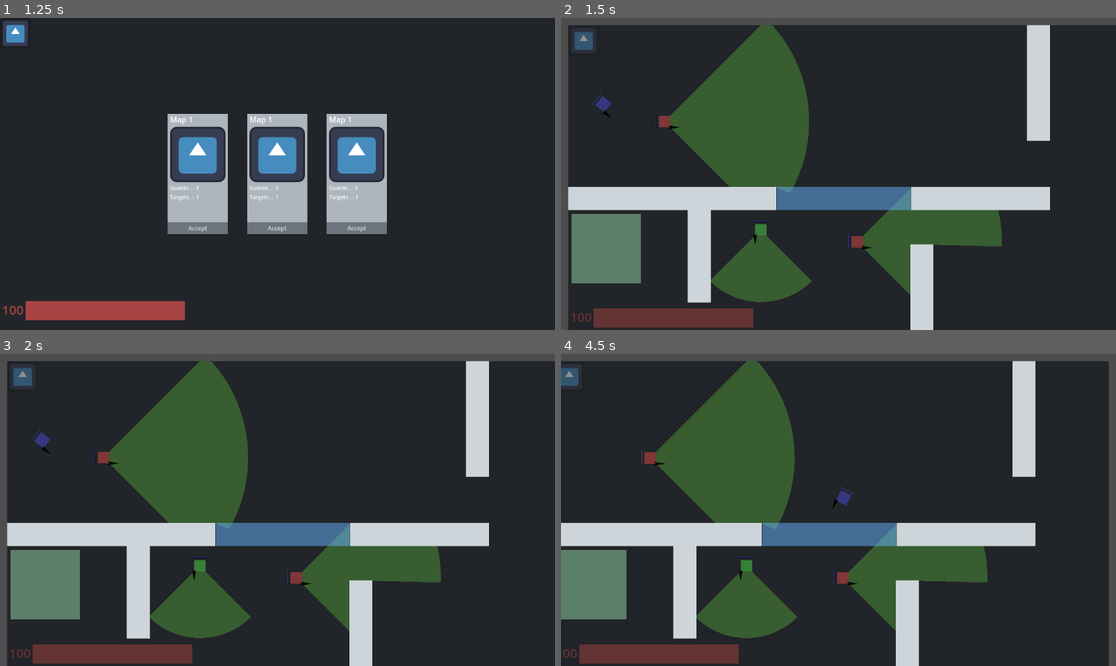
Above: before the commit, frames 1-4 (two rows, left to right).
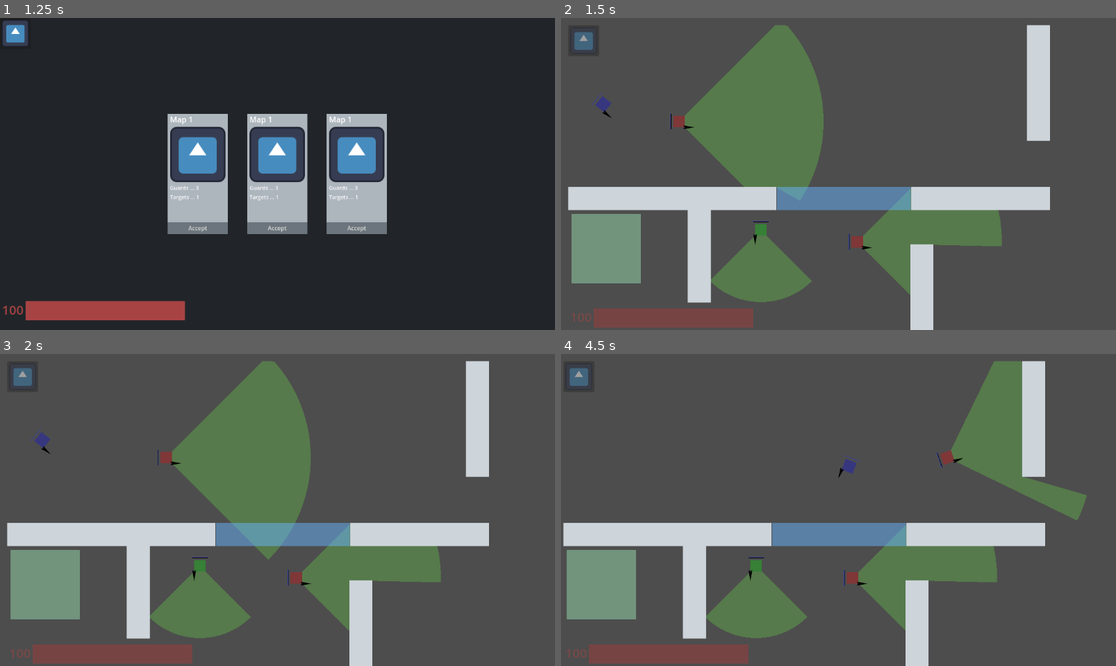
Above: after the commit, the same moments.

Repository: kAntonelli22/stealth
Game: Godot game, scene res://scenes/ui_scenes/title.tscn
The game is run twice, just before and just after one commit, with the same random seed, the same clock (stepped at 60 frames per second) and the same inputs. The engine's default icon, where the game draws it, is replaced by a stand-in: a white triangle on a blue panel in a dark square.
Inputs (mouse positions are in pixels of both pictures, inside the frame that each line leads up to):
- Up to frame 1 (1.25 s): click "Start" at 0.5 s
- Up to frame 2 (1.5 s): click "Accept" at 1.25 s
- Up to frame 3 (2 s): no input
- Up to frame 4 (4.5 s): move the mouse to (960, 494) at 2.02 s; press the mouse at (960, 494) at 2.03 s; hold D (move_right) 2.03-2.78 s; right-click (960, 494) at 2.3 s; move the mouse to (727, 525) at 2.77 s; release the mouse at (727, 525) at 2.78 s; hold S (move_down) 2.78-3.53 s; right-click (727, 525) at 2.85 s; click (727, 525) at 3.05 s; move the mouse to (894, 441) at 3.52 s; press the mouse at (894, 441) at 3.53 s; hold D (move_right) 3.53-4.28 s; right-click (894, 441) at 3.8 s; move the mouse to (810, 572) at 4.27 s; release the mouse at (810, 572) at 4.28 s; hold W (move_up) from 4.28 s (still down); right-click (810, 572) at 4.35 s

Frame 1 is identical in both runs. In frame 2, 81% of the frame differs, in the area x 1-100%, y 2-100%; in frame 3, 81%; in frame 4, 84%, in the area x 0-99%, y 2-100%.

Commit message:
reworked dashing, ai movement, added patrol routes. saves are broken

Diff:
--- a/resources/player_stats.tres
+++ b/resources/player_stats.tres
@@ -9,6 +9,6 @@
 speed = 300.0
 stamina = 100.0
 stamina_regen = 0.5
-dash_distance = 75
+dash_speed = 600
 dash_cost = 10
 money = 0
--- a/scenes/enemy_scenes/enemy.tscn
+++ b/scenes/enemy_scenes/enemy.tscn
@@ -18,7 +18,7 @@
 script = ExtResource("1_exf28")
 
 [node name="VisionCone" parent="." instance=ExtResource("3_g403j")]
-rotation = 3.14159
+rotation = 4.71239
 angle_deg = 90
 max_distance = 300.0
 collision_layer_mask = 3
@@ -33,16 +33,19 @@
 shape = SubResource("RectangleShape2D_76hp6")
 
 [node name="DetectionBar" type="ProgressBar" parent="."]
-offset_left = -15.0
-offset_top = 16.0
-offset_right = 15.0
-offset_bottom = 17.0
+offset_left = -16.0
+offset_top = -15.0
+offset_right = 14.0
+offset_bottom = -14.0
+rotation = 1.5708
 theme_override_styles/background = SubResource("StyleBoxLine_wq8ed")
 theme_override_styles/fill = SubResource("StyleBoxLine_wls33")
 show_percentage = false
 
 [node name="DetectionShadow" type="CollisionShape2D" parent="."]
 
+[node name="NavigationAgent2D" type="NavigationAgent2D" parent="."]
+
 [connection signal="body_entered" from="VisionCone/VisionConeArea" to="." method="_on_vision_cone_entered"]
 [connection signal="body_exited" from="VisionCone/VisionConeArea" to="." method="_on_vision_cone_exited"]
 
--- a/scenes/player.tscn
+++ b/scenes/player.tscn
@@ -24,3 +24,8 @@
 shape = SubResource("RectangleShape2D_xpr8t")
 
 [node name="Weapon" parent="." instance=ExtResource("3_rytvs")]
+rotation = 0.0
+
+[node name="DashTimer" type="Timer" parent="."]
+wait_time = 0.1
+one_shot = true
--- a/scenes/test_map.tscn
+++ b/scenes/test_map.tscn
@@ -7,6 +7,11 @@
 [ext_resource type="PackedScene" uid="uid://dsjdenieys0u" path="res://scenes/glass.tscn" id="5_dyel1"]
 [ext_resource type="PackedScene" uid="uid://chk74u280841r" path="res://scenes/exit.tscn" id="7_fove2"]
 [ext_resource type="PackedScene" uid="uid://cux6n4jev1w72" path="res://scenes/camera.tscn" id="7_u43m7"]
+
+[sub_resource type="NavigationPolygon" id="NavigationPolygon_11ov2"]
+vertices = PackedVector2Array(1010, 250, 1010, 10, 1142, 10, 1142, 638, 770, 638, 770, 446, 1010, 394, 10, 638, 10, 394, 238, 394, 238, 586, 702, 638, 306, 586, 702, 446, 306, 394, 1010, 326, 10, 326, 10, 10, 942, 250, 942, 10)
+polygons = Array[PackedInt32Array]([PackedInt32Array(0, 1, 2, 3), PackedInt32Array(3, 4, 5, 6), PackedInt32Array(7, 8, 9, 10), PackedInt32Array(11, 7, 10, 12), PackedInt32Array(13, 11, 12, 14), PackedInt32Array(13, 14, 6, 5), PackedInt32Array(15, 16, 17, 18), PackedInt32Array(17, 19, 18), PackedInt32Array(15, 18, 0), PackedInt32Array(15, 0, 3), PackedInt32Array(15, 3, 6)])
+outlines = Array[PackedVector2Array]([PackedVector2Array(1152, 0, 1152, 648, 760, 648, 760, 456, 712, 456, 712, 648, 0, 648, 0, 384, 248, 384, 248, 576, 296, 576, 296, 384, 1000, 384, 1000, 336, 0, 336, 0, 0, 952, 0, 952, 240, 1000, 240, 1000, 0)])
 
 [sub_resource type="RectangleShape2D" id="RectangleShape2D_vwj2h"]
 size = Vector2(1184, 16)
@@ -23,7 +28,11 @@
 [node name="TestMap" type="Node2D"]
 script = ExtResource("1_kb20g")
 
+[node name="NavigationRegion2D" type="NavigationRegion2D" parent="."]
+navigation_polygon = SubResource("NavigationPolygon_11ov2")
+
 [node name="Background" type="Polygon2D" parent="."]
+visible = false
 color = Color(0.129412, 0.145098, 0.160784, 1)
 polygon = PackedVector2Array(0, 0, 1152, 0, 1152, 648, 0, 648)
 
--- a/scenes/weapon.tscn
+++ b/scenes/weapon.tscn
@@ -15,6 +15,7 @@
 color = Color(0.1988, 0.24992, 0.71, 1)
 
 [node name="Weapon" type="Node2D"]
+rotation = 1.5708
 script = ExtResource("1_a1m0x")
 
 [node name="Hurtbox" type="Area2D" parent="."]
--- a/scripts/enemy_scripts/enemy.gd
+++ b/scripts/enemy_scripts/enemy.gd
@@ -7,25 +7,32 @@
 @onready var collider := $Collider
 @onready var detection_shadow := $DetectionShadow
 @onready var detection_bar := $DetectionBar
-var weapon
-
-# ---- # physics variables # ---- #
-var speed : float = 200.0
-var rotate_speed : float = 2.0
-var move_target : Vector2 = Vector2(-1, -1)
+@onready var nav_agent := $NavigationAgent2D
+var weapon: Node2D
+var player: CharacterBody2D
 
 # ---- # logic variables # ---- #
-var type : String = "Guard"
-var status : String = "normal"      # normal | alert | engaging | dead
-var alert : bool = false
+var type: String = "Guard"
+var status: String = "normal"       # normal | alert | engaging | dead
+var alert: bool = false
 
 # ---- # sight variables # ---- #
-var spotted_objects : Array = []    # holds all objects the guard currently sees
-var detection : int = 0             # 0 - 100
-var threat_detected : bool = false
+var spotted_objects: Array = []     # holds all objects the guard currently sees
+var detection: int = 0              # 0 - 100
+var threat_detected: bool = false
 
 # ---- # guard stats # ---- #
-var health : int = 100     # 0 - 100
+var health: int = 100      # 0 - 100
+var speed: float = 200.0
+var rotate_speed: float = 2.0
+
+# ---- # path variables # ---- #
+var path_route : Array[Vector2]
+var current_point : int = 0
+
+func _ready() -> void:
+   position = path_route[current_point]
+   if current_point < path_route.size() - 1: current_point += 1
 
 func _process(_delta: float) -> void:
    detection_bar.value = detection
@@ -37,13 +44,29 @@
       process_mode = PROCESS_MODE_DISABLED      # pause node on death
 
 func _physics_process(delta: float) -> void:
-   if move_target != position and move_target != Vector2(-1, -1):
-      position = position.move_toward(move_target, delta * speed)
-      var angle_to := position.angle_to_point(move_target) + deg_to_rad(90)
-      rotation = lerp_angle(rotation, angle_to, delta * rotate_speed)
-   if move_target == position:
-      pass
-      # return to last patrol point
+
+   var next_position = nav_agent.get_next_path_position()
+   var angle_to := position.angle_to_point(next_position)
+   var relative_angle = fmod(angle_to - rotation + PI, PI * 2) - PI
+   var angle = abs(rad_to_deg(relative_angle))
+
+   if player:
+      if player and detection < 100: detection += 1
+      if detection == 100:
+         threat_detected = true
+         ai_attack()
+
+   # if ai is navigating and the angle to target is less than 90
+   if !nav_agent.is_navigation_finished() and angle <= 15:
+      rotation = rotate_toward(rotation, angle_to, delta * rotate_speed)
+      velocity = global_position.direction_to(next_position) * speed
+   elif !nav_agent.is_navigation_finished():
+      rotation = rotate_toward(rotation, angle_to, delta * rotate_speed)
+      velocity = Vector2.ZERO
+   elif nav_agent.is_navigation_finished() and path_route.size() > 0:
+      nav_agent.target_position = path_route[current_point]
+      if current_point < path_route.size() - 1: current_point += 1
+      else: current_point = 0
    move_and_slide()
 
 func _on_vision_cone_entered(body: Node2D) -> void:
@@ -63,7 +86,7 @@
       print("health: ", health)
       detection = 100
 
-func ai_attack(player: CharacterBody2D):
+func ai_attack():
    if player and weapon and weapon.can_hit(player):
       if weapon.cooldown <= weapon.recharge: weapon.attack(self)
 
@@ -79,8 +102,8 @@
       "health": health,
       "speed": speed,
       "rotate_speed": rotate_speed,
-      "move_target_x": move_target.x,
-      "move_target_y": move_target.y,
+      "nav_agent.target_position.x": nav_agent.target_position.x,
+      "nav_agent.target_position.y": nav_agent.target_position.y,
       "status": status,
       "spotted_objects": spotted_objects,
       "detection": detection,
--- a/scripts/enemy_scripts/guard.gd
+++ b/scripts/enemy_scripts/guard.gd
@@ -4,24 +4,20 @@
 func _ready() -> void:
    type = "Guard"
    status = "normal"
+   super()
 
 func _physics_process(delta: float) -> void:
    # ---- # loops through all spotted objects and determines what to do # ---- #
-   var player : CharacterBody2D
    for object in spotted_objects:
       if object.type == "Player":      # engage the player
          player = object
-         if threat_detected: move_target = object.position
+         if threat_detected: nav_agent.target_position = object.position
          if status != "engaging": status == "engaging"
       elif object.type == "Guard":
          if object.status == "alert": status = "alert"
          elif object.status == "engaging":
             status = "engaging"
-            move_target = object.move_target
+            nav_agent.target_position = object.nav_agent.target_position
          elif object.status == "dead": status = "alert"
    # ---- # end of for loop # ------------------------------------------------ #
-   if player and detection < 100: detection += 1
-   if detection == 100:
-      threat_detected = true
-      ai_attack(player)
    super(delta)
--- a/scripts/enemy_scripts/target.gd
+++ b/scripts/enemy_scripts/target.gd
@@ -4,27 +4,23 @@
 func _ready() -> void:
    type = "Target"
    status = "normal"
+   super()
 
 func _physics_process(delta: float) -> void:
 # ---- # loops through all spotted objects and determines what to do # ---- #
-   var player : CharacterBody2D
    for object in spotted_objects:
       if object.type == "Player":      # engage the player
          player = object
-         if threat_detected: move_target = object.position
+         if threat_detected: nav_agent.target_position = object.position
          if status != "engaging": status == "engaging"
       elif object.type == "Guard":
          #print("guard: guard spotted")
          if object.status == "alert": status = "alert"
          elif object.status == "engaging":
             status = "engaging"
-            move_target = object.move_target
+            nav_agent.target_position = object.nav_agent.target_position
          elif object.status == "dead": status = "alert"
    # ---- # end of for loop # ------------------------------------------------ #
-   if player and detection < 100: detection += 1
-   if detection == 100:
-      threat_detected = true
-      ai_attack(player)
    super(delta)
 
 func exit():
--- a/scripts/globals/global.gd
+++ b/scripts/globals/global.gd
@@ -62,12 +62,11 @@
 
 # ---- # Instance Guard # ---------------------------------------------------- #
 # ---- # creates a guard at the given position with the given rotation and path
-func instance_guard(guard_route: Array, guard_rotation: int, weapon: PackedScene):
-   print("Global: instancing guard at ", guard_route[0])
+func instance_guard(guard_route: Array[Vector2], guard_rotation: int, weapon: PackedScene):
    var guard := guard_scene.instantiate()
-   guard.position = guard_route[0]
-   guard.rotation += deg_to_rad(guard_rotation);
-   if guard_route.size() > 0: print("global: adding guard route")
+   print("guard info: ", guard, guard.path_route)
+   guard.path_route = guard_route
+   guard.rotation += deg_to_rad(guard_rotation)
    if weapon:
       var weapon_instance = weapon.instantiate()
       guard.add_child(weapon_instance)
@@ -78,12 +77,10 @@
 
 # ---- # Instance Target # --------------------------------------------------- #
 # ---- # creates a target at the given position with the given rotation and path
-func instance_target(target_route: Array, target_rotation: int, weapon: PackedScene):
-   print("Global: instancing target at ", target_route[0])
+func instance_target(target_route: Array[Vector2], target_rotation: int, weapon: PackedScene):
    var target := target_scene.instantiate()
-   target.position = target_route[0]
+   target.path_route = target_route
    target.rotation += deg_to_rad(target_rotation);
-   if target_route.size() > 0: print("global: adding target route")
    if weapon:
       var weapon_instance = weapon.instantiate()
       target.add_child(weapon_instance)
--- a/scripts/player.gd
+++ b/scripts/player.gd
@@ -12,7 +12,7 @@
 @onready var speed : float = stats.speed
 @onready var stamina : float = stats.stamina
 @onready var stamina_regen : float = stats.stamina_regen
-@onready var dash_distance : int = stats.dash_distance
+@onready var dash_speed : float = stats.dash_speed
 @onready var dash_cost : int = stats.dash_cost
 
 # ---- # player perks # ---- #
@@ -22,6 +22,7 @@
 @onready var sprite : Node2D = $Sprite
 @onready var collider : Node2D = $Collider
 @onready var weapon : Node2D = $Weapon
+@onready var dash_timer : Timer = $DashTimer
 
 func _ready() -> void:
    add_to_group("Persist")
@@ -34,16 +35,8 @@
    # ---- # get mouse position and direction the player is moving # ---------- #
    var mouse_position : Vector2 = get_global_mouse_position()
    var direction : Vector2 = Vector2(Input.get_axis("move_left", "move_right"), Input.get_axis("move_up", "move_down"))
-
-   if direction.x: velocity.x = direction.x * speed
-   else: velocity.x = move_toward(velocity.x, 0, speed)
-   if direction.y: velocity.y = direction.y * speed
-   else: velocity.y = move_toward(velocity.y, 0, speed)
-
-   if dashing and stamina >= dash_cost:
-      position = position.move_toward(mouse_position, dash_distance)
-      stamina -= dash_cost
-      dashing = false
+   move(direction, speed)
+   if !dash_timer.is_stopped() and stamina >= dash_cost: move(direction, dash_speed)
    if stamina < 100: stamina += delta * stamina_regen    # regenerate stamina every physics frame
 
    look_at(mouse_position)
@@ -53,7 +46,15 @@
 func _input(event: InputEvent) -> void:
    # handle attack event
    if event.is_action_pressed("attack") and weapon.cooldown <= weapon.recharge: weapon.attack(self)
-   if event.is_action_pressed("dash"): dashing = true
+   if event.is_action_pressed("dash") and stamina >= dash_cost:
+      stamina -= dash_cost
+      dash_timer.start()
+
+func move(direction, move_speed):
+   if direction.x: velocity.x = direction.x * move_speed
+   else: velocity.x = move_toward(velocity.x, 0, move_speed)
+   if direction.y: velocity.y = direction.y * move_speed
+   else: velocity.y = move_toward(velocity.y, 0, move_speed)
 
 # ---- # called by weapons on objects they have hit # ------------------------ #
 func hit(_holder : CharacterBody2D, _holder_weapon : Node2D, damage : int):
@@ -81,7 +82,7 @@
       "speed": speed,
       "stamina": stamina,
       "stamina_regen": stamina_regen,
-      "dash_distance": dash_distance,
+      "dash_speed": dash_speed,
       "dash_cost": dash_cost,
       "weapon": weapon.save(),
       "active_perks": perk_dict,
--- a/scripts/player_stats.gd
+++ b/scripts/player_stats.gd
@@ -8,7 +8,7 @@
 @export var speed : float          # 300.0
 @export var stamina : float        # 0 - 100
 @export var stamina_regen : float  # 0 - 2
-@export var dash_distance : int  # distance that is added to velocity when dashing
+@export var dash_speed : int     # distance that is added to velocity when dashing
 @export var dash_cost : int      # amount subtracted from stamina when dashing
 
 # ---- player economy # ---- #
@@ -21,24 +21,24 @@
 
 # Called when the node enters the scene tree for the first time.
 func _init(p_health: int = 100, p_health_regen: int = 1, p_speed: float = 300, p_stamina: int = 100,
-p_stamina_regen: float = 0.5, p_dash_distance: int = 75, p_dash_cost: int = 10, p_perks: Array = []) -> void:
+p_stamina_regen: float = 0.5, p_dash_speed: int = 75, p_dash_cost: int = 10, p_perks: Array = []) -> void:
    health = p_health
    health_regen = p_health_regen
    speed = p_speed
    stamina = p_stamina
    stamina_regen = p_stamina_regen
-   dash_distance = p_dash_distance
+   dash_speed = p_dash_speed
    dash_cost = p_dash_cost
    perks = p_perks
 
 func update_stats(p_health: int, p_health_regen: int, p_speed: float, p_stamina: int,
-p_stamina_regen: int, p_dash_distance: int, p_dash_cost: int, p_perks: Array) -> void:
+p_stamina_regen: int, p_dash_speed: int, p_dash_cost: int, p_perks: Array) -> void:
    health = p_health
    health_regen = p_health_regen
    speed = p_speed
    stamina = p_stamina
    stamina_regen = p_stamina_regen
-   dash_distance = p_dash_distance
+   dash_speed = p_dash_speed
    dash_cost = p_dash_cost
    perks = p_perks
 
@@ -59,7 +59,7 @@
       "speed": speed,
       "stamina": stamina,
       "stamina_regen": stamina_regen,
-      "dash_distance": dash_distance,
+      "dash_speed": dash_speed,
       "dash_cost": dash_cost,
       "perks": perk_dict,
    }
--- a/scripts/test_map.gd
+++ b/scripts/test_map.gd
@@ -4,9 +4,9 @@
 func _ready() -> void:
    Global.games_played += 1
    Global.map = self
-   Global.instance_guard([Vector2(200, 200)], 90, Global.melee)
-   Global.instance_guard([Vector2(600, 450)], 90, Global.melee)
-   Global.instance_target([Vector2(400, 425)], 180, Global.melee)
+   Global.instance_guard([Vector2(200, 200), Vector2(800, 200)], 0, Global.melee)
+   Global.instance_guard([Vector2(600, 450)], 0, Global.melee)
+   Global.instance_target([Vector2(400, 425)], 90, Global.melee)
    get_node("Camera").adjust_camera($Player, -15, -15, 663, 1167)
    Signals.emit_signal("map_changed")
 
@@ -17,19 +17,21 @@
 # ---- # Issue List # -------------------------------------------------------- #
 # - card carousel code is bad
 # - save code needs to be cleaned up
+# - ai gets stuck on corners
 # - ai can backstab and damage eachother
 # - change hard coded string paths to resource uids
 
 # ---- # Issue List # -------------------------------------------------------- #
 
 # ---- # Todo List # --------------------------------------------------------- #
+# - guard death
+# - implement ai and player state machines
+# - detection overhaul (dashing and distance factored in, noise areas, detection shadow)
 # - create light and dark mode themes
 # - add game over, lives, debuffs for losing
-# - detection overhaul (dashing and distance factored in, noise areas)
 # - entry points, deployment, exit points, reinforcements
 # - player movement overhaul (actual dash)
 # - weapon overhaul (ranged parent class, default weapons, equip code, drop code, sprites)
-# - guard overhaul (patrol routes, pathfinding, detection shadow, death)
 # - combat overhaul (body parts, damage debuffs)
 
 # ---- # Todo List # --------------------------------------------------------- #
Not shown: 1 places in scenes/test_map.tscn that only renumber resources
